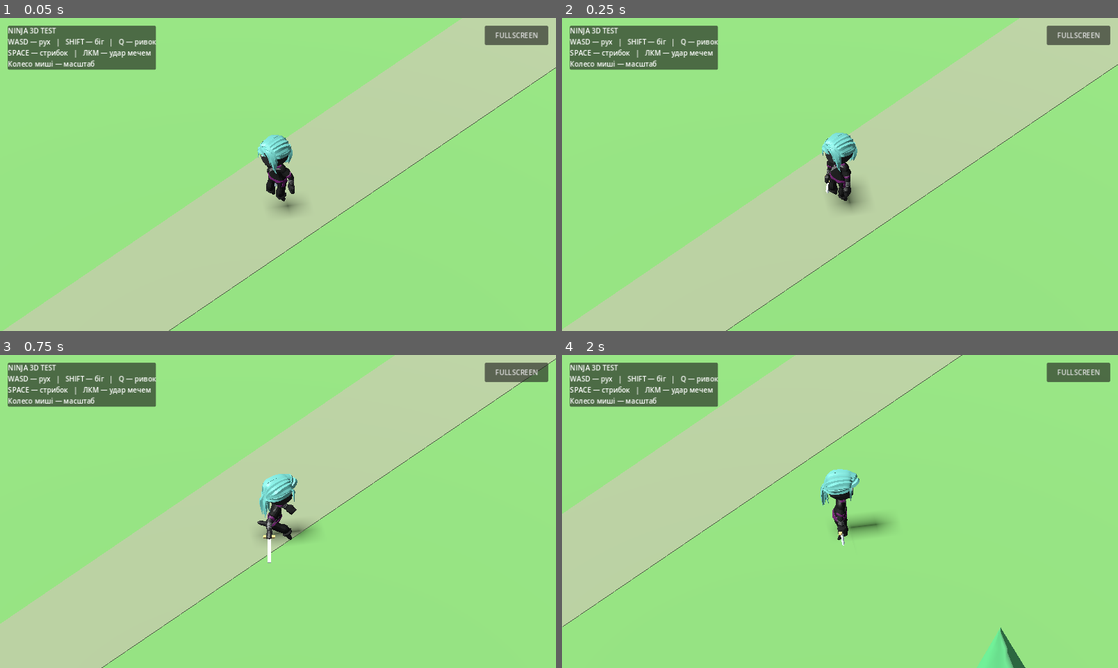
Above: before the commit, frames 1-4 (two rows, left to right).
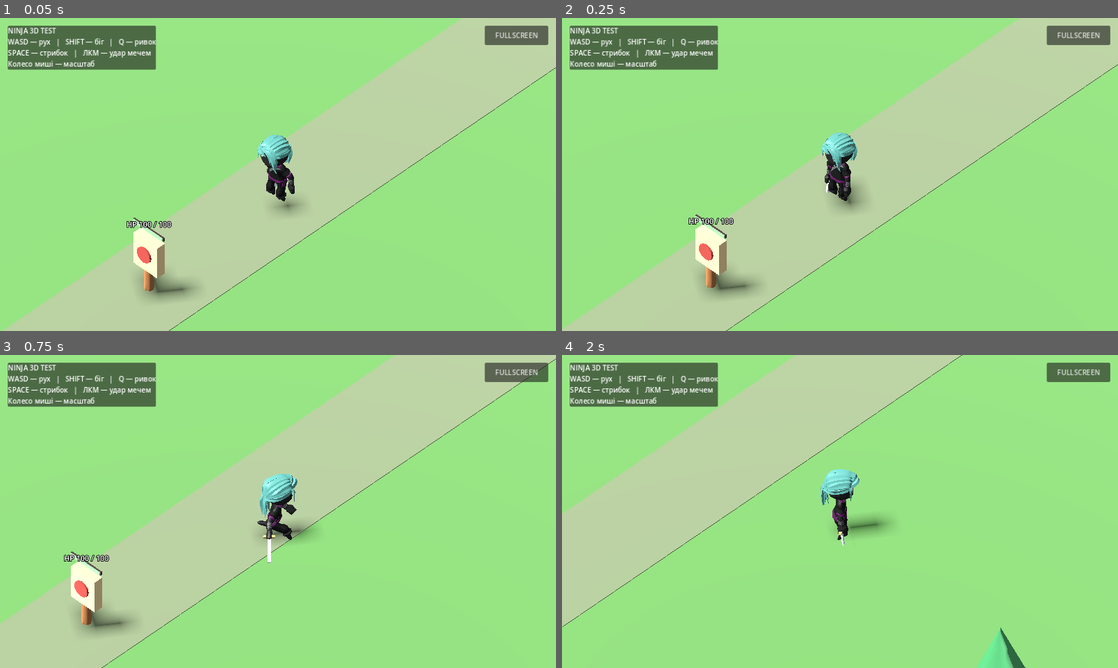
Above: after the commit, the same moments.

Repository: levian47/riskfate-3d-pro
Game: Godot game, scene res://main.tscn
The game is run twice, just before and just after one commit, with the same random seed, the same clock (stepped at 60 frames per second) and the same inputs.
Inputs (mouse positions are in pixels of both pictures, inside the frame that each line leads up to):
- Up to frame 1 (0.05 s): no input
- Up to frame 2 (0.25 s): no input
- Up to frame 3 (0.75 s): tap Enter at 0.5 s; move the mouse to (400, 495) at 0.52 s; hold D from 0.53 s (still down); hold Shift from 0.53 s (still down); click (400, 495) at 0.67 s
- Up to frame 4 (2 s): tap Space at 0.77 s; release D at 1.25 s; release Shift at 1.25 s; drag from (728, 527) to (812, 574) at 1.27 s

The runs differ from the first frame. In frame 1, 1.5% of the frame differs, in the area x 22-36%, y 63-91%; in frame 2, 1.5%; in frame 3, 1.5%, in the area x 11-25%, y 62-90%; in frame 4, nothing differs.

Commit message:
feat: add training dummy with timed melee hits, HP feedback and respawn

Diff:
--- a/main.gd
+++ b/main.gd
@@ -19,6 +19,11 @@
 const WORLD_SCRIPT := preload("res://world/environment.gd")
 # The attack runs on the upper body while the legs retain their movement animation.
 const ATTACK_SPEED := 1.65
+# Prototype combat parameters. Not approved balance values.
+const TRAINING_HIT_DAMAGE := 25
+const TRAINING_HIT_REACH := 3.1
+const TRAINING_HIT_FACING_DOT := 0.60
+const TRAINING_HIT_MOMENT := 0.42
 const UPPER_BODY_BONES := [
 	"Abdomen", "Torso", "Neck", "Head",
 	"Shoulder.L", "UpperArm.L", "LowerArm.L", "Fist.L",
@@ -37,6 +42,8 @@
 var animation_tree: AnimationTree
 var locomotion_state := ""
 var attack_time_left := 0.0
+var attack_duration := 0.0
+var attack_hit_pending := false
 var coyote_left := 0.0
 var jump_buffer_left := 0.0
 var jump_was_pressed := false
@@ -57,6 +64,9 @@
 	dash_cooldown_left = maxf(0.0, dash_cooldown_left - delta)
 	if attack_time_left > 0.0:
 		attack_time_left = maxf(0.0, attack_time_left - delta)
+		if attack_hit_pending and attack_time_left <= attack_duration * (1.0 - TRAINING_HIT_MOMENT):
+			attack_hit_pending = false
+			_resolve_training_hit()
 
 	# Keyboard polling is retained for the existing desktop prototype.
 	# Edge detection and input buffering make short taps more reliable.
@@ -221,8 +231,31 @@
 	var clip_name := _find_clip("SwordSlash")
 	if clip_name.is_empty():
 		return
-	attack_time_left = animator.get_animation(clip_name).length / ATTACK_SPEED
+	attack_duration = animator.get_animation(clip_name).length / ATTACK_SPEED
+	attack_time_left = attack_duration
+	attack_hit_pending = true
 	animation_tree.set("parameters/Attack/request", AnimationNodeOneShot.ONE_SHOT_REQUEST_FIRE)
+
+
+func _resolve_training_hit() -> void:
+	# The current training step uses a forward reach check; it does not claim
+	# accurate sword-blade collisions or a complete combat damage system.
+	var target := get_node_or_null("Environment/TrainingDummy") as StaticBody3D
+	if target == null or not target.has_method("take_damage") or not target.get("is_available"):
+		return
+	var offset := target.global_position - hero.global_position
+	var height_difference := absf(offset.y)
+	offset.y = 0.0
+	var distance := offset.length()
+	if distance > TRAINING_HIT_REACH or distance < 0.001 or height_difference > 2.2:
+		return
+	# Model has a 180° facing correction: its local +Z is the strike direction.
+	var facing := visual.global_transform.basis.z
+	facing.y = 0.0
+	facing = facing.normalized()
+	if facing.dot(offset / distance) < TRAINING_HIT_FACING_DOT:
+		return
+	target.take_damage(TRAINING_HIT_DAMAGE)
 
 func _find_skeleton(node: Node) -> Skeleton3D:
 	if node is Skeleton3D:
--- a/tests/gameplay_smoke.gd
+++ b/tests/gameplay_smoke.gd
@@ -95,13 +95,46 @@
 		return
 	touch_controls.move_vector = Vector2.ZERO
 
+	# Stationary combat target: front-facing reach, once per swing, HP and reset.
+	var dummy := game.get_node_or_null("Environment/TrainingDummy")
+	if not _require(dummy != null and int(dummy.get("hp")) == 100, "Training dummy must spawn with 100 HP"):
+		return
+	var original_position := hero.global_position
+	var original_rotation := game.get("visual").rotation.y
+	hero.global_position = Vector3(0, 0.2, 5.1)
+	game.get("visual").rotation.y = 0.0
+	game.call("_resolve_training_hit")
+	if not _require(int(dummy.get("hp")) == 75 and dummy.get_node("HealthLabel").text == "HP 75 / 100", "Facing target in reach should lose 25 HP"):
+		return
+	game.get("visual").rotation.y = PI
+	game.call("_resolve_training_hit")
+	if not _require(int(dummy.get("hp")) == 75, "Back-facing attack must not deal damage"):
+		return
+	game.get("visual").rotation.y = 0.0
+	hero.global_position = Vector3(0, 0.2, 0)
+	game.call("_resolve_training_hit")
+	if not _require(int(dummy.get("hp")) == 75, "Out-of-range attack must not deal damage"):
+		return
+	hero.global_position = Vector3(0, 0.2, 5.1)
+	dummy.take_damage(75)
+	if not _require(int(dummy.get("hp")) == 0 and not bool(dummy.get("is_available")), "Target must become inactive at 0 HP"):
+		return
+	game.call("_resolve_training_hit")
+	if not _require(int(dummy.get("hp")) == 0, "Destroyed dummy must not accept additional hits"):
+		return
+	dummy.call("_process", 2.6)
+	if not _require(int(dummy.get("hp")) == 100 and bool(dummy.get("is_available")), "Training dummy must respawn"):
+		return
+	hero.global_position = original_position
+	game.get("visual").rotation.y = original_rotation
+
 	var environment := game.get_node_or_null("Environment/Ground")
 	if not _require(environment is StaticBody3D, "World ground missing"):
 		return
 	var collision := environment.get_node("CollisionShape3D") as CollisionShape3D
 	if not _require(collision != null and (collision.shape as BoxShape3D).size.x >= 200.0, "Expanded terrain missing"):
 		return
-	print("Gameplay smoke test passed: attack overlay, immediate reverse/stop, jump/dash layout and cooldown, world.")
+	print("Gameplay smoke test passed: movement, animation, dash, world, training hits, HP and respawn.")
 	quit(0)
 
 
--- a/world/environment.gd
+++ b/world/environment.gd
@@ -1,6 +1,8 @@
 extends Node3D
 # Single reusable world component; visuals are generated at runtime.
 # Repeated scenery uses MultiMesh to keep the Web rendering cost low.
+
+const TRAINING_DUMMY_SCRIPT := preload("res://world/training_dummy.gd")
 
 const WORLD_SIZE := 220.0
 const TREE_COUNT := 150
@@ -13,6 +15,15 @@
 	_build_landscape()
 	_build_ruins()
 	_build_camp()
+	_build_training_area()
+
+
+func _build_training_area() -> void:
+	# One stationary training target close to the player starting position.
+	var target := TRAINING_DUMMY_SCRIPT.new()
+	target.name = "TrainingDummy"
+	target.position = Vector3(0.0, 0.0, 7.0)
+	add_child(target)
 
 
 func _build_ground() -> void:
--- /dev/null
+++ b/world/training_dummy.gd
@@ -0,0 +1,154 @@
+extends StaticBody3D
+## Repeatable stationary melee target for the first combat milestone.
+## Health and damage are provisional and independent of the MMORPG balance.
+
+const MAX_HP := 100
+const RESPAWN_DELAY := 2.5
+const HIT_FLASH_SECONDS := 0.16
+
+var hp := MAX_HP
+var is_available := true
+var respawn_left := 0.0
+var flash_left := 0.0
+
+var body_mesh: MeshInstance3D
+var body_material: StandardMaterial3D
+var health_label: Label3D
+var damage_label: Label3D
+var health_fill: MeshInstance3D
+
+
+func _ready() -> void:
+	collision_layer = 1
+	collision_mask = 1
+	var collision := CollisionShape3D.new()
+	collision.name = "CollisionShape3D"
+	var shape := BoxShape3D.new()
+	shape.size = Vector3(1.3, 2.7, 0.65)
+	collision.shape = shape
+	collision.position.y = 1.40
+	add_child(collision)
+
+	var post := MeshInstance3D.new()
+	post.name = "WoodenPost"
+	var post_mesh := CylinderMesh.new()
+	post_mesh.top_radius = 0.15
+	post_mesh.bottom_radius = 0.21
+	post_mesh.height = 2.45
+	post_mesh.radial_segments = 7
+	post.mesh = post_mesh
+	post.position.y = 1.25
+	post.material_override = _color_material(Color("805331"))
+	add_child(post)
+
+	body_mesh = MeshInstance3D.new()
+	body_mesh.name = "TargetBody"
+	var body_geometry := BoxMesh.new()
+	body_geometry.size = Vector3(1.30, 1.55, 0.42)
+	body_mesh.mesh = body_geometry
+	body_mesh.position.y = 1.85
+	body_material = _color_material(Color("bba176"))
+	body_mesh.material_override = body_material
+	add_child(body_mesh)
+
+	# Simple contrasting strike marker on the front side.
+	var front := MeshInstance3D.new()
+	front.name = "StrikeMarker"
+	var disc := CylinderMesh.new()
+	disc.top_radius = 0.36
+	disc.bottom_radius = 0.36
+	disc.height = 0.08
+	disc.radial_segments = 12
+	front.mesh = disc
+	front.rotation_degrees.x = 90
+	front.position = Vector3(0.0, 1.92, 0.27)
+	front.material_override = _color_material(Color("8a342e"))
+	add_child(front)
+
+	health_label = _label("HP 100 / 100", Vector3(0, 3.35, 0))
+	health_label.name = "HealthLabel"
+	damage_label = _label("", Vector3(0, 3.85, 0))
+	damage_label.name = "DamageLabel"
+	damage_label.modulate = Color("ffd17b")
+
+	var backdrop := MeshInstance3D.new()
+	backdrop.name = "HealthBarBackground"
+	var bar_mesh := BoxMesh.new()
+	bar_mesh.size = Vector3(1.62, 0.18, 0.06)
+	backdrop.mesh = bar_mesh
+	backdrop.position = Vector3(0, 3.07, 0)
+	backdrop.material_override = _color_material(Color("322a27"))
+	add_child(backdrop)
+
+	health_fill = MeshInstance3D.new()
+	health_fill.name = "HealthBarFill"
+	var fill_mesh := BoxMesh.new()
+	fill_mesh.size = Vector3(1.56, 0.13, 0.07)
+	health_fill.mesh = fill_mesh
+	health_fill.position = Vector3(0, 3.07, 0.05)
+	health_fill.material_override = _color_material(Color("6ec06d"))
+	add_child(health_fill)
+
+
+func _process(delta: float) -> void:
+	if flash_left > 0.0:
+		flash_left = maxf(0.0, flash_left - delta)
+		if flash_left <= 0.0:
+			body_material.albedo_color = Color("bba176")
+			damage_label.text = ""
+	if not is_available:
+		respawn_left = maxf(0.0, respawn_left - delta)
+		if respawn_left <= 0.0:
+			_reset_target()
+
+
+func take_damage(amount: int) -> bool:
+	if not is_available or amount <= 0:
+		return false
+	hp = maxi(0, hp - amount)
+	flash_left = HIT_FLASH_SECONDS
+	body_material.albedo_color = Color("ffe5aa")
+	damage_label.text = "-%d" % amount
+	_update_health_visuals()
+	if hp == 0:
+		is_available = false
+		respawn_left = RESPAWN_DELAY
+		body_material.albedo_color = Color("514741")
+	return true
+
+
+func _reset_target() -> void:
+	hp = MAX_HP
+	is_available = true
+	respawn_left = 0.0
+	flash_left = 0.0
+	body_material.albedo_color = Color("bba176")
+	damage_label.text = ""
+	_update_health_visuals()
+
+
+func _update_health_visuals() -> void:
+	health_label.text = "HP %d / %d" % [hp, MAX_HP]
+	var percentage := float(hp) / float(MAX_HP)
+	health_fill.scale.x = percentage
+	health_fill.position.x = -(1.56 * (1.0 - percentage)) * 0.5
+	health_fill.visible = hp > 0
+
+
+func _label(message: String, at: Vector3) -> Label3D:
+	var label := Label3D.new()
+	label.text = message
+	label.position = at
+	label.font_size = 36
+	label.pixel_size = 0.008
+	label.billboard = BaseMaterial3D.BILLBOARD_ENABLED
+	label.no_depth_test = true
+	add_child(label)
+	return label
+
+
+func _color_material(color: Color) -> StandardMaterial3D:
+	var material := StandardMaterial3D.new()
+	material.albedo_color = color
+	material.roughness = 1.0
+	return material
Not shown, changed: ROADMAP.md
